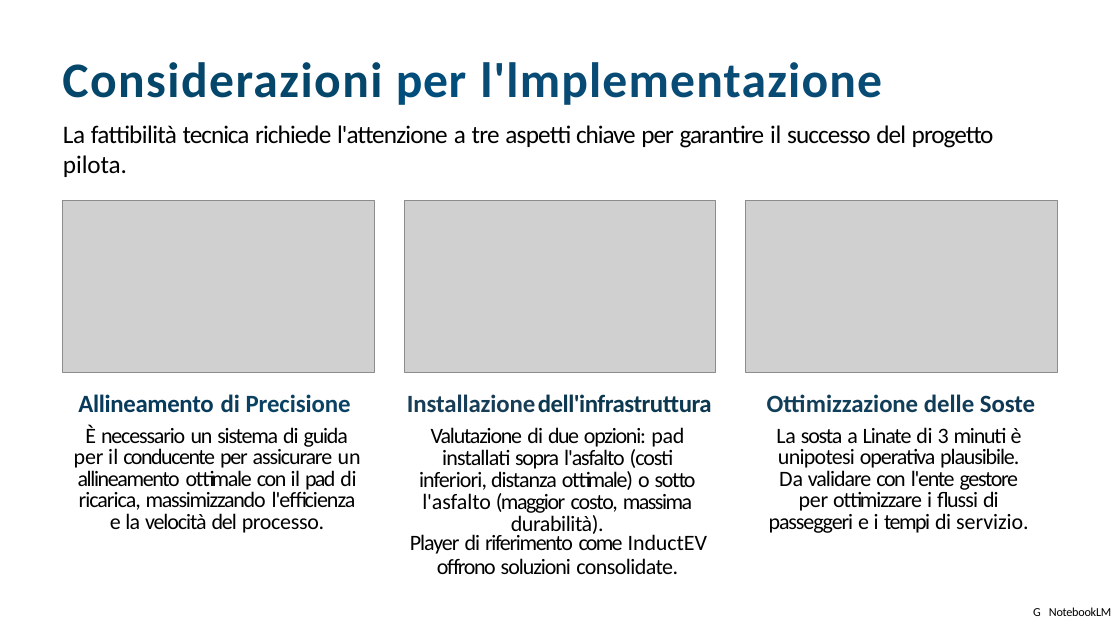
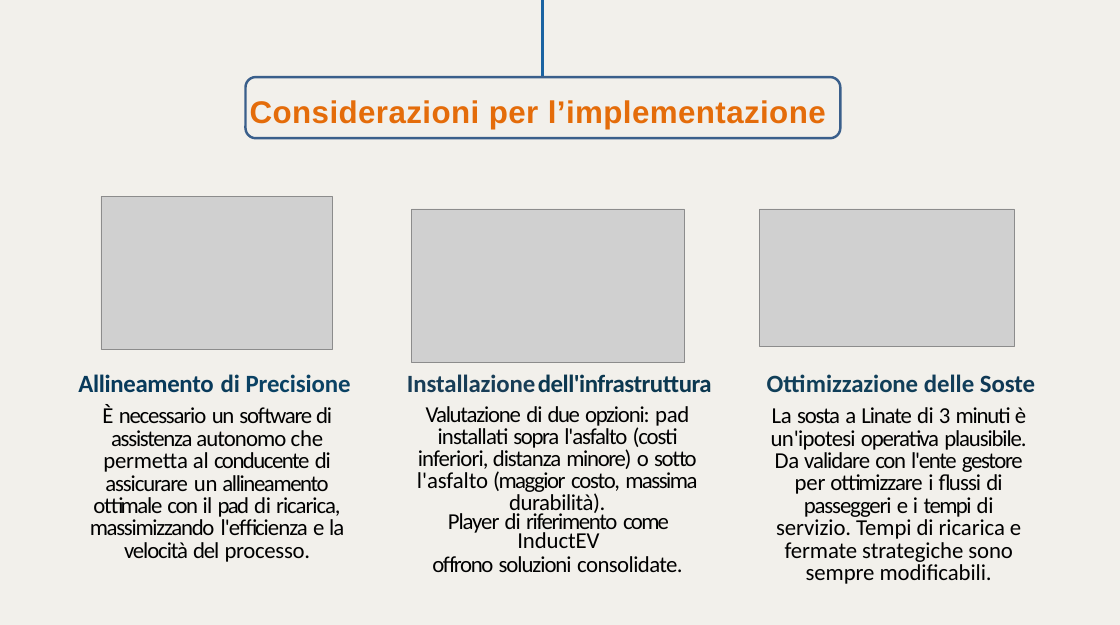
Before and after one commit to Joshuari03/ProgettoASET, a slide deck: slide 14 of Elettrificazione_Strategica_Linea_973.pptx (slide 16 before the commit). Drawn at 1120x625 pixels with LibreOffice and Linux fonts; fonts in the diff are those of the drawing; grey boxes stand for pictures. Boxes give left, top, right and bottom in pixels: in the first picture for what was removed or moved away, otherwise in the second. Text is boxed around its words. In the diff, an @@ line names an element or a change of style, - is before the commit and + after.

```diff
--- a/Elettrificazione_Strategica_Linea_973.pptx
+++ b/Elettrificazione_Strategica_Linea_973.pptx
@@ background #FFFFFF to #F2F0EB @@
@@ freeform shape added at (543,0,546,77), outline #1A63A2 4 pt @@
@@ title removed at (62,62,994,148) @@
-Considerazioni per l'lmplementazione
-La fattibilità tecnica richiede l'attenzione a tre aspetti chiave per garantire il successo del progetto pilota.
@@ rounded rectangle added at (246,77,840,138), outline #3A5F8C 3 pt @@
@@ text added at (250,100,826,129), 38.5 pt, text #E46C0A, bold @@
+Considerazioni per l’implementazione
@@ picture: place and size @@
-picture at (63,200,375,372)
+picture at (101,196,332,349)
@@ picture: place and size @@
-picture at (404,200,716,372)
+picture at (411,209,684,362)
@@ picture: place and size @@
-picture at (745,200,1057,372)
+picture at (760,209,1014,346)
@@ text "Allineamento di Precisione": place and size @@
-text "Allineamento di Precisione" at (74,394,361,533)
+text "Allineamento di Precisione" at (78,374,351,562)
@@ text "Installazione dell'infrastruttura": place and size @@
-text "Installazione dell'infrastruttura" at (407,394,712,574)
+text "Installazione dell'infrastruttura" at (407,374,712,572)
@@ text "Ottimizzazione delle Soste": place and size @@
-text "Ottimizzazione delle Soste" at (767,394,1035,533)
+text "Ottimizzazione delle Soste" at (767,374,1035,584)
@@ text at (90,404,344,562): text changed; size 27 to 28 pt @@
-È necessario un sistema di guida per il conducente per assicurare un allineamento ottimale con il pad di ricarica, massimizzando l'efficienza e la velocità del processo.
+È necessario un software di assistenza autonomo che permetta al conducente di assicurare un allineamento ottimale con il pad di ricarica, massimizzando l'efficienza e la velocità del processo.
@@ text at (417,406,697,517): text changed; size 27 to 28 pt @@
-Valutazione di due opzioni: pad installati sopra l'asfalto (costi inferiori, distanza ottimale) o sotto l'asfalto (maggior costo, massima durabilità).
+Valutazione di due opzioni: pad installati sopra l'asfalto (costi inferiori, distanza minore) o sotto l'asfalto (maggior costo, massima durabilità).
@@ text at (771,407,1026,584): text changed; size 27 to 28 pt @@
-La sosta a Linate di 3 minuti è unipotesi operativa plausibile. Da validare con l'ente gestore per ottimizzare i flussi di passeggeri e i tempi di servizio.
+La sosta a Linate di 3 minuti è un'ipotesi operativa plausibile. Da validare con l'ente gestore per ottimizzare i flussi di passeggeri e i tempi di servizio. Tempi di ricarica e fermate strategiche sono sempre modificabili.
@@ text at (432,510,682,572): size 27 to 28 pt in "Player di riferimento come InductEV", "offrono soluzioni consolidate." @@
@@ text removed at (1033,607,1111,616) @@
-G NotebookLM
```
Also in this commit, not shown: 9 other slides changed, 4 slides added, 6 slides removed, 1 other file.
